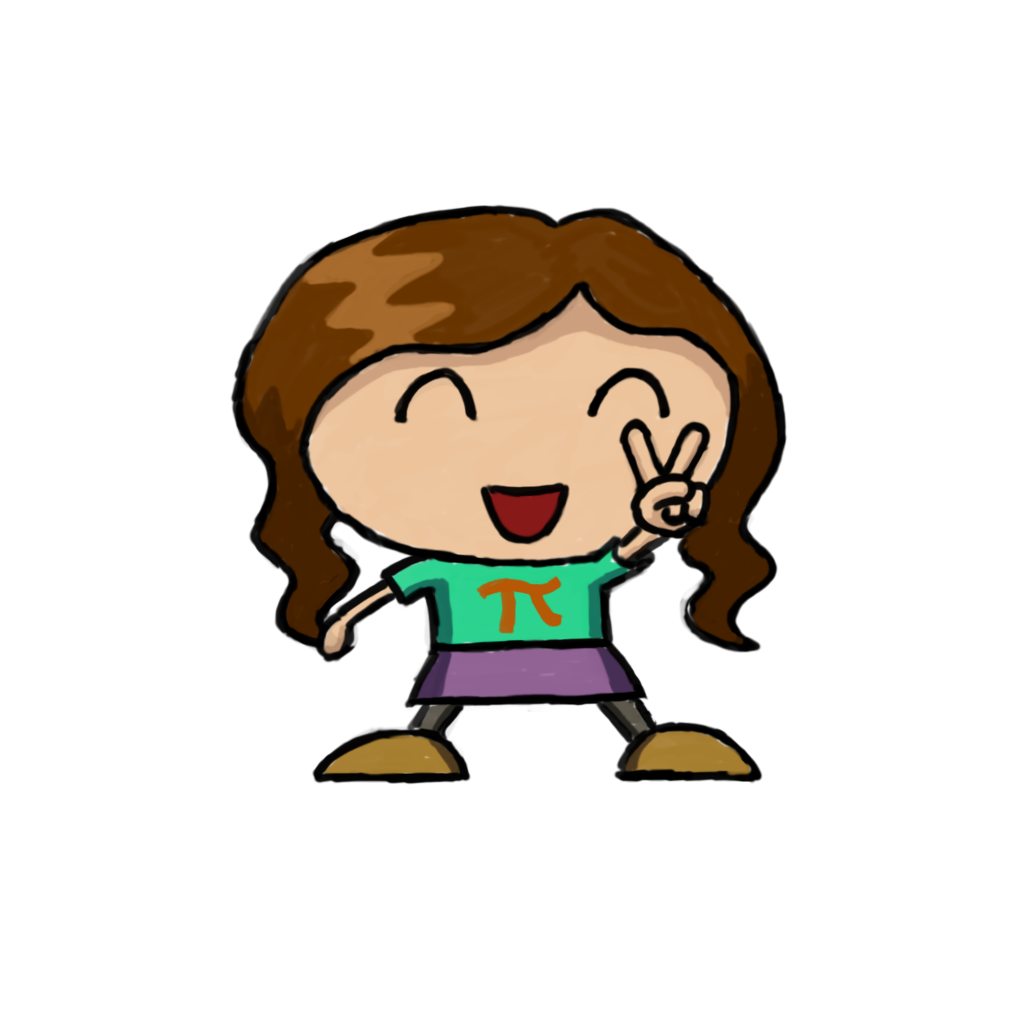
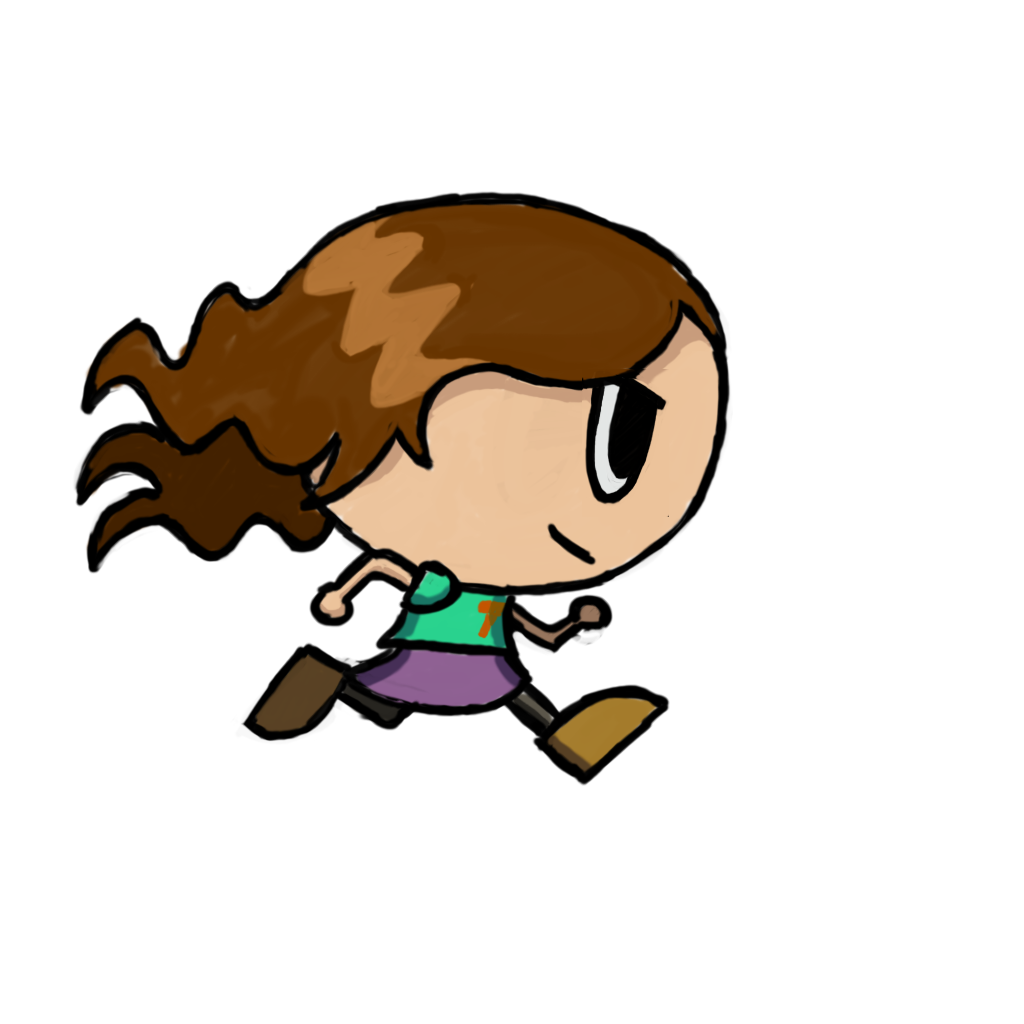
Before/after of a w=1024, h=1024 layered artwork. What changed in the layer stack:
hid "Layer #10" over [230, 204, 788, 785]
showed "Layer #3", painted on it over [73, 191, 733, 786]
